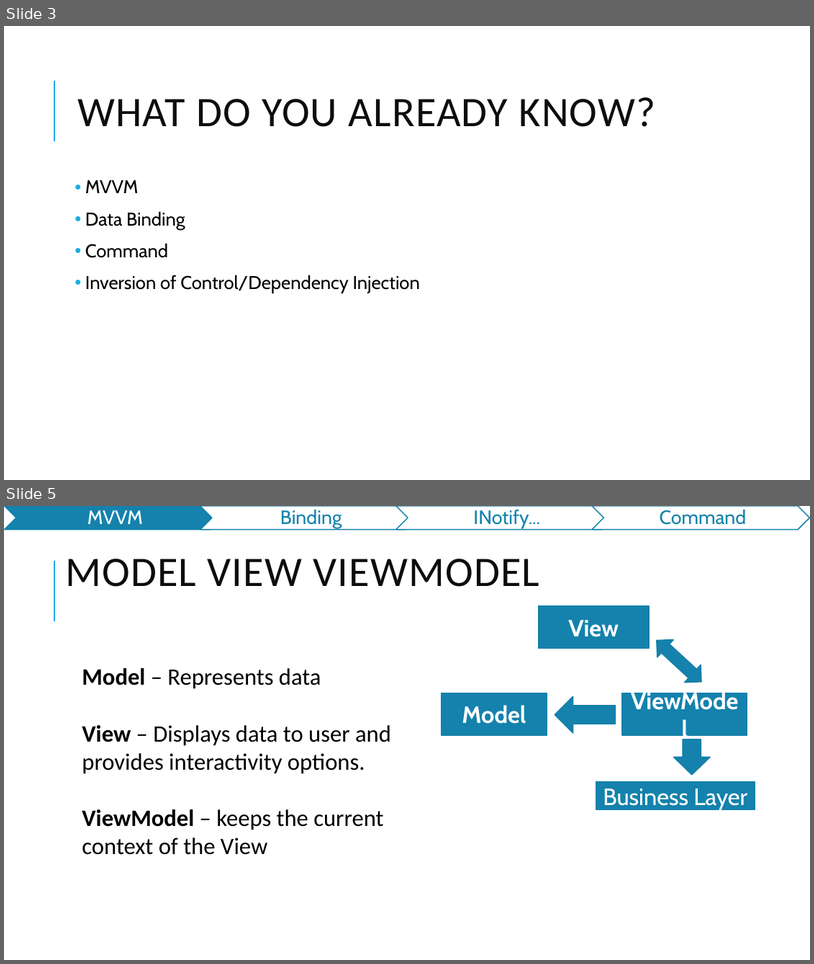
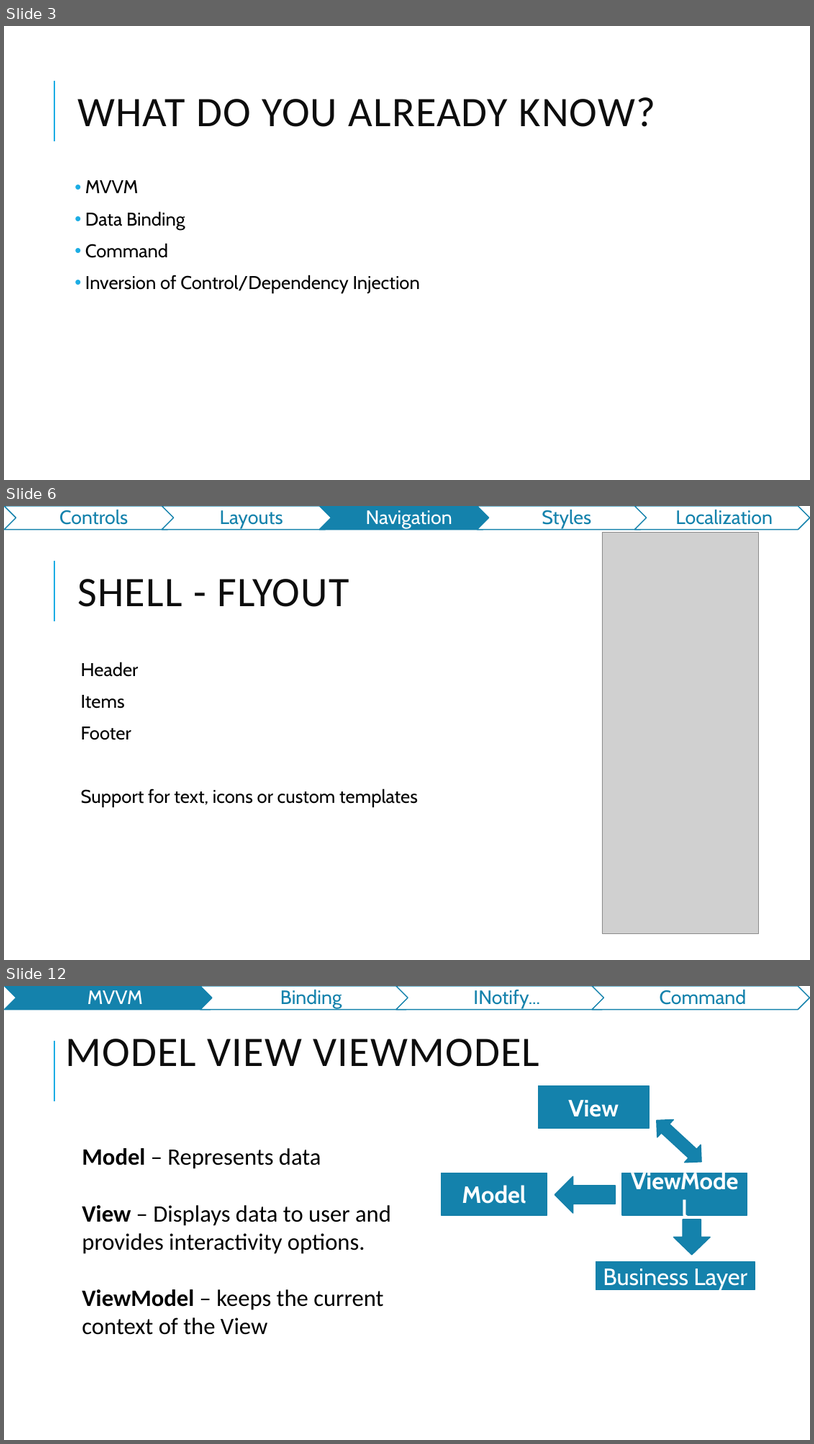
Before and after one commit to jasho/pv239-maui, a slide deck: 03_MVVM/PV239-Xamarin-03_MVVM.pptx. Shown one above the other, each under a label of ours: slides 3 and 5 before the commit, slides 3, 6 and 12 after it; the slides between them are not shown. The pictures are 814x964 and 814x1444 pixels, drawn with LibreOffice and Linux fonts; fonts in the diff are those of the drawing; grey boxes stand for pictures. Boxes give left, top, right and bottom in pixels: in the first picture for what was removed or moved away, otherwise in the second. Text is boxed around its words. In the diff, an @@ line names an element or a change of style, - is before the commit and + after.

```diff
--- a/03_MVVM/PV239-Xamarin-03_MVVM.pptx
+++ b/03_MVVM/PV239-Xamarin-03_MVVM.pptx
@@ slide 6 added at (4, 506, 810, 960), background #FFFFFF; not listed: 1 template element that a slide beside it also shows @@
@@ group added at (4, 506, 810, 530): 5 chevrons, 5 texts @@
+Controls
+Layouts
+Navigation
+Styles
+Localization
@@ picture added at (602, 533, 759, 933) @@
@@ title added at (77, 579, 349, 607), 50 pt, text #0D0D0D @@
+SHELL - FLYOUT
@@ text added at (81, 662, 418, 807), 22 pt, text #000000 @@
+  Header
+  Items
+  Footer
+  Support for text, icons or custom templates
@@ what was slide 5 is now slide 12 @@
```
Also in this commit, not shown: 1 slide changed, 6 other slides added, 1 other file.
